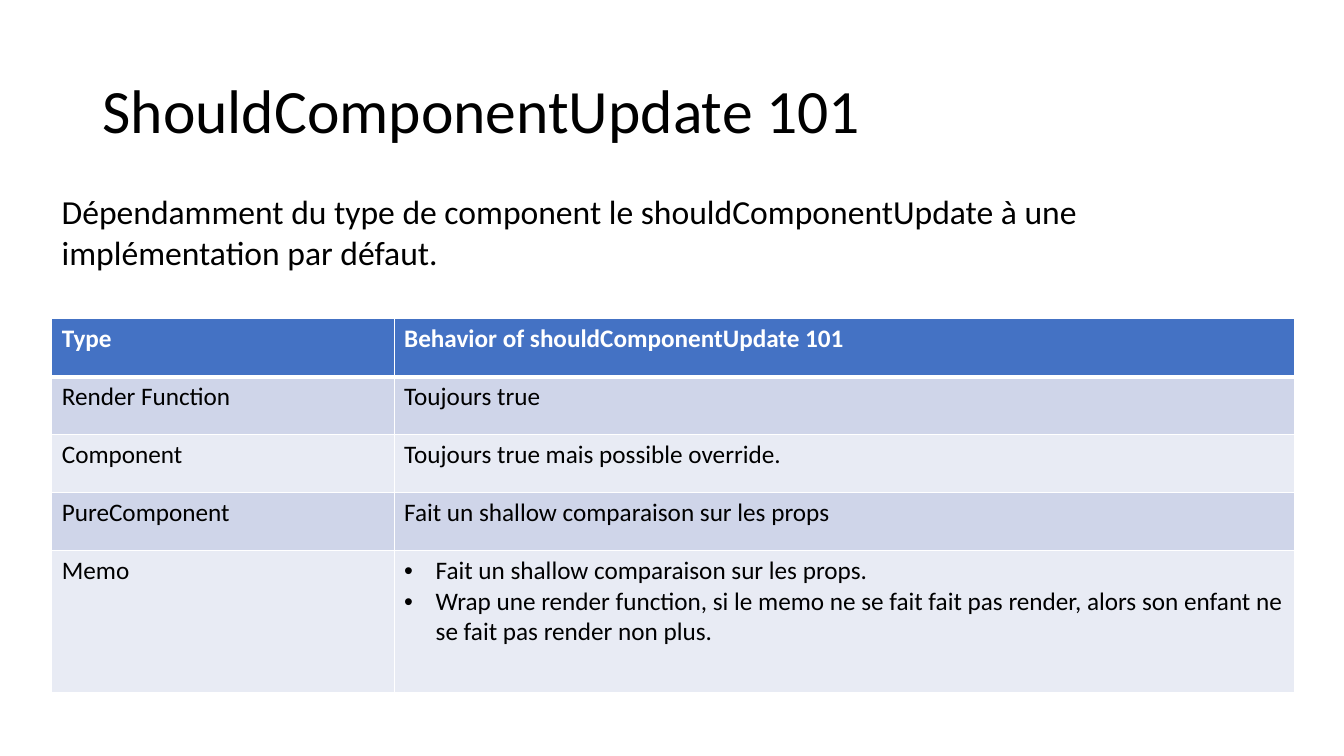
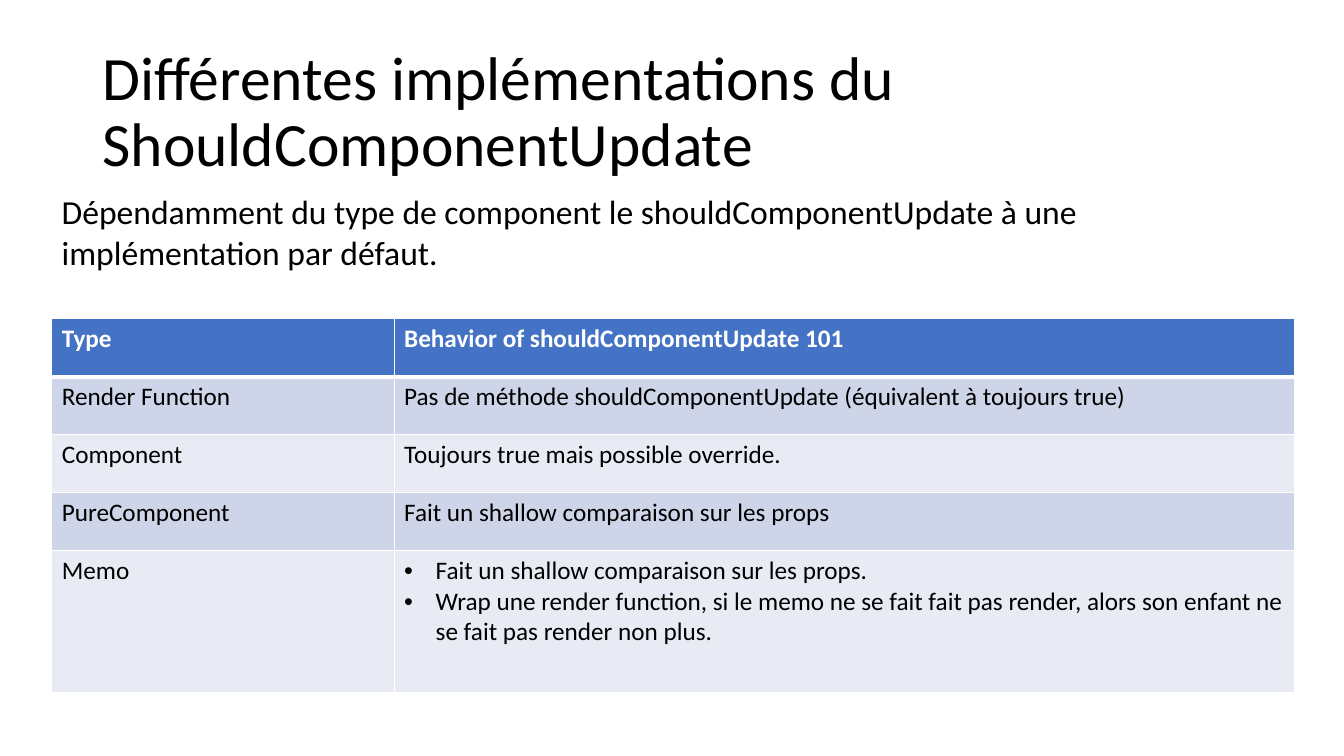
Before and after one commit to samuelgaudreau/formation-front-end-3, a slide deck: slide 35 of part-2/React-Perfo.pptx (slide 25 before the commit). Drawn at 1344x756 pixels with LibreOffice and Linux fonts; fonts in the diff are those of the drawing. Boxes give left, top, right and bottom in pixels: in the first picture for what was removed or moved away, otherwise in the second. Text is boxed around its words. In the diff, an @@ line names an element or a change of style, - is before the commit and + after.

```diff
--- a/part-2/React-Perfo.pptx
+++ b/part-2/React-Perfo.pptx
@@ title at [102,57,894,176]: text changed @@
-ShouldComponentUpdate 101
+Différentes implémentations du ShouldComponentUpdate
@@ table at [51,319,1296,693] @@
-row 2, column 2: Toujours true
+row 2, column 2: Pas de méthode shouldComponentUpdate (équivalent à toujours true)
```
Also in this commit, not shown: 17 other slides changed, 17 slides added, 1 slide removed, 2 other files.
